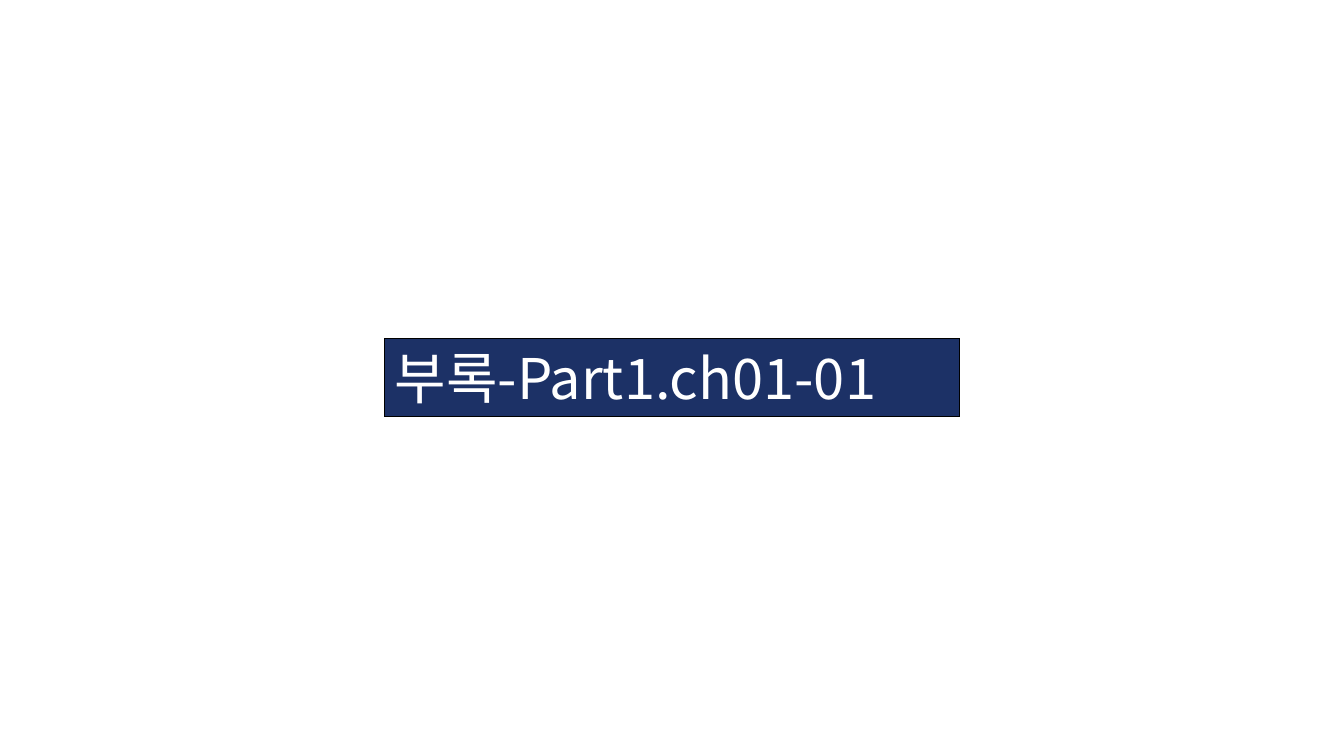
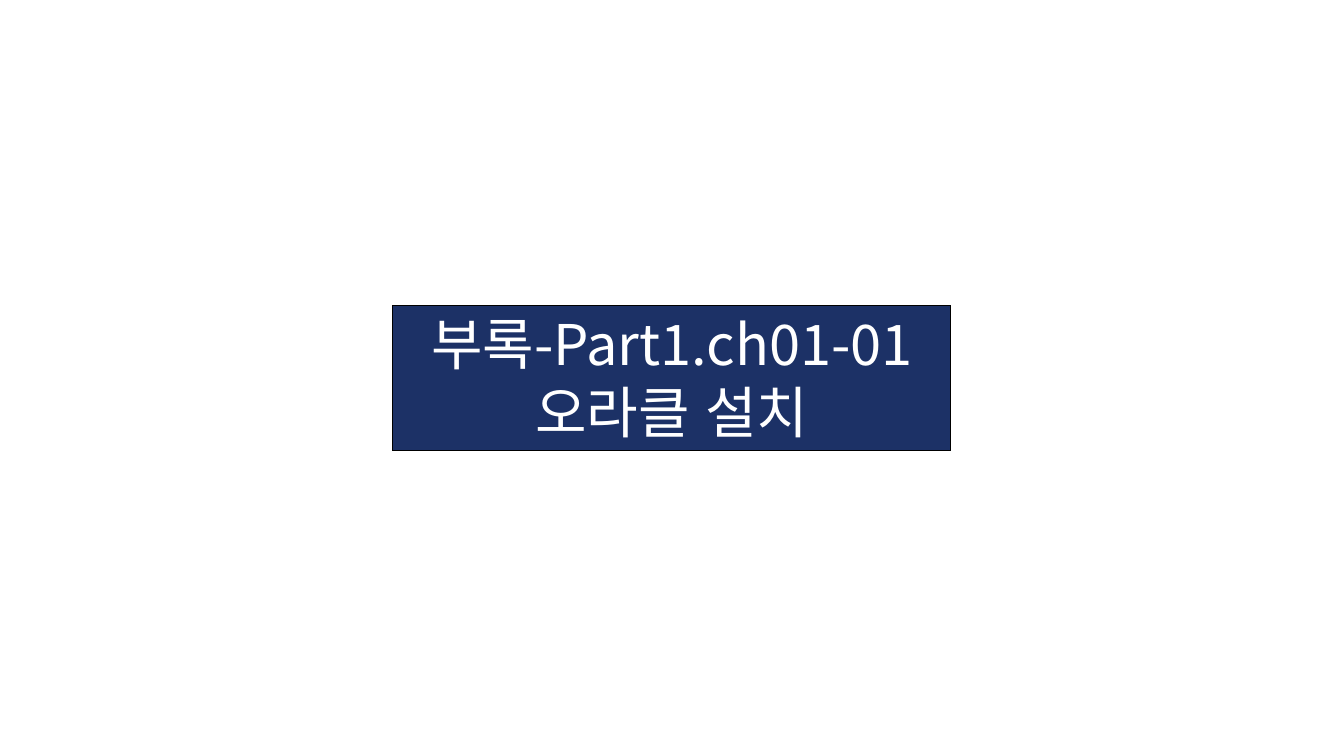
Before and after one commit to KIM-BEOMSOO/study, a slide deck: slide 6 of 00.공부 정리(최종)/04.DB/01.FastCampus_DB.pptx. Drawn at 1344x756 pixels with LibreOffice and Linux fonts; fonts in the diff are those of the drawing. Boxes give left, top, right and bottom in pixels: in the first picture for what was removed or moved away, otherwise in the second. Text is boxed around its words. In the diff, an @@ line names an element or a change of style, - is before the commit and + after.

```diff
--- a/00.공부 정리(최종)/04.DB/01.FastCampus_DB.pptx
+++ b/00.공부 정리(최종)/04.DB/01.FastCampus_DB.pptx
@@ rectangle "부록-Part1.ch01-01": place and size @@
-rectangle "부록-Part1.ch01-01" at [385, 339, 960, 416]
+rectangle "부록-Part1.ch01-01" at [393, 306, 951, 452]
@@ text in rectangle at [431, 320, 912, 370]: alignment left to centre @@
@@ text in rectangle at [535, 386, 808, 438]: paragraph added @@
+오라클 설치
```
Also in this commit, not shown: 8 slides added, 1 slide removed, 8 other files.
